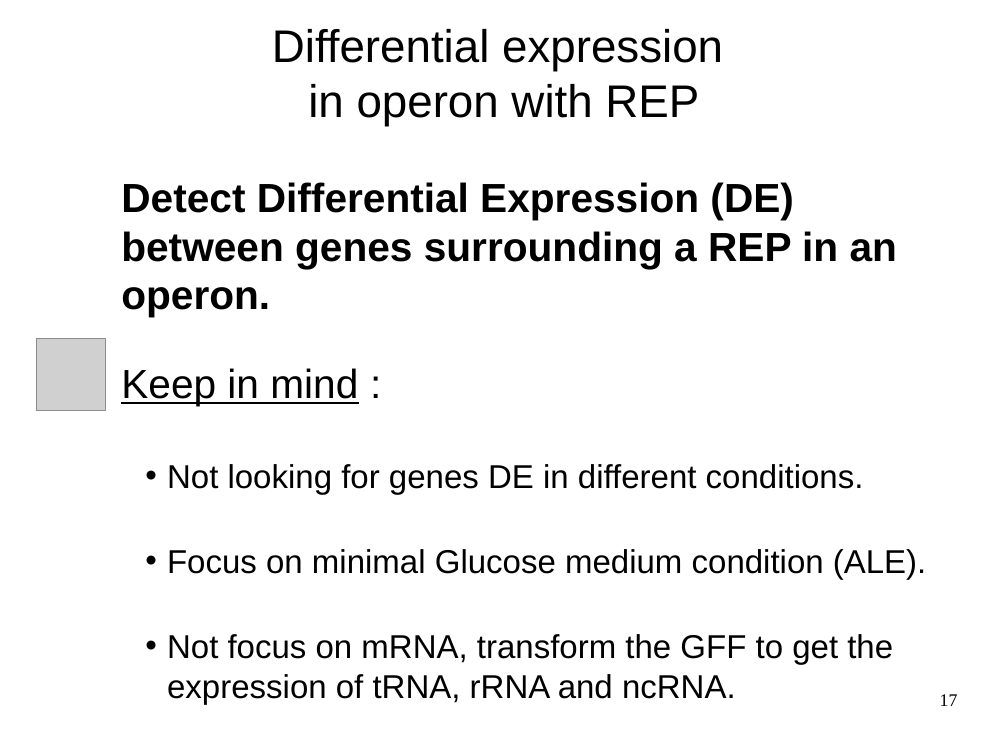
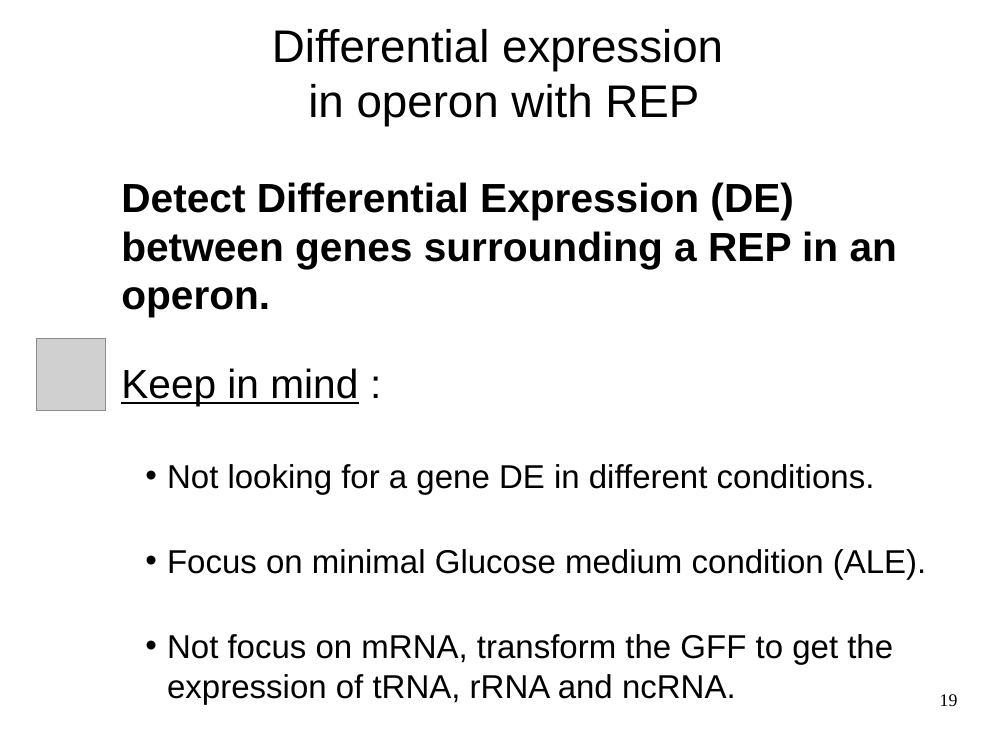
Before and after one commit to mesmeraf/stage_M2, a slide deck: slide 19 of presentations/presentation_labo_03-19.odp (slide 17 before the commit). Drawn at 1008x756 pixels with LibreOffice and Linux fonts; fonts in the diff are those of the drawing; grey boxes stand for pictures; background and template pictures are left out. Boxes give left, top, right and bottom in pixels: in the first picture for what was removed or moved away, otherwise in the second. Text is boxed around its words. In the diff, an @@ line names an element or a change of style, - is before the commit and + after.

```diff
--- a/presentations/presentation_labo_03-19.odp
+++ b/presentations/presentation_labo_03-19.odp
@@ text at bbox=[167, 464, 875, 494]: text changed @@
-• Not looking for genes DE in different conditions.
+• Not looking for a gene DE in different conditions.
@@ page number at bbox=[940, 694, 958, 706]: text changed @@
-17
+19
```
Also in this commit, not shown: 14 other slides changed, 3 slides added, 1 slide removed, 8 other files.
